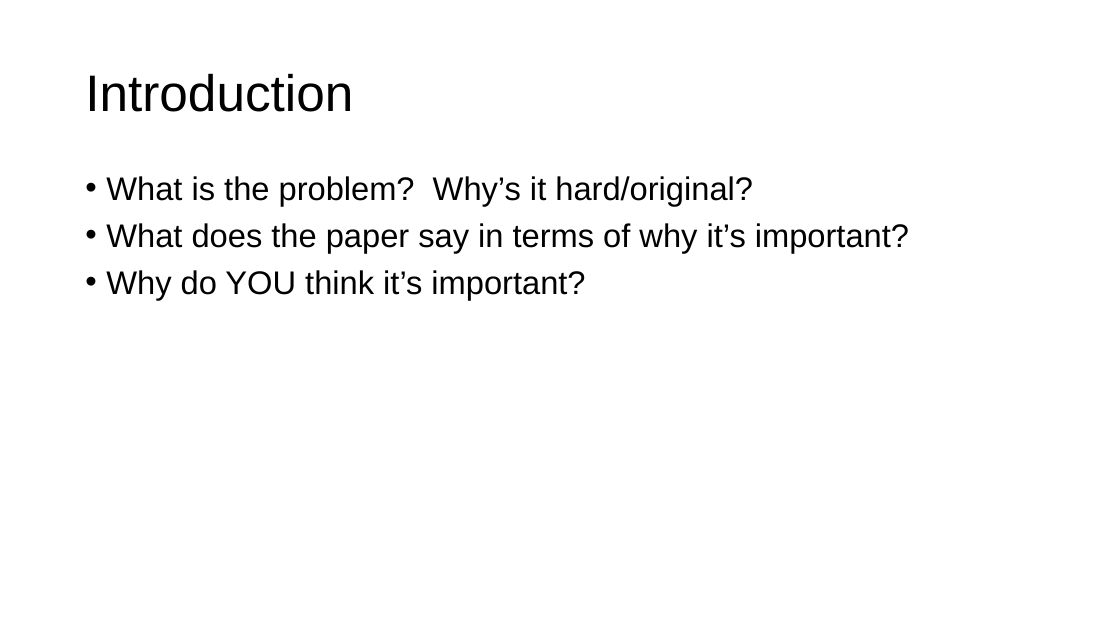
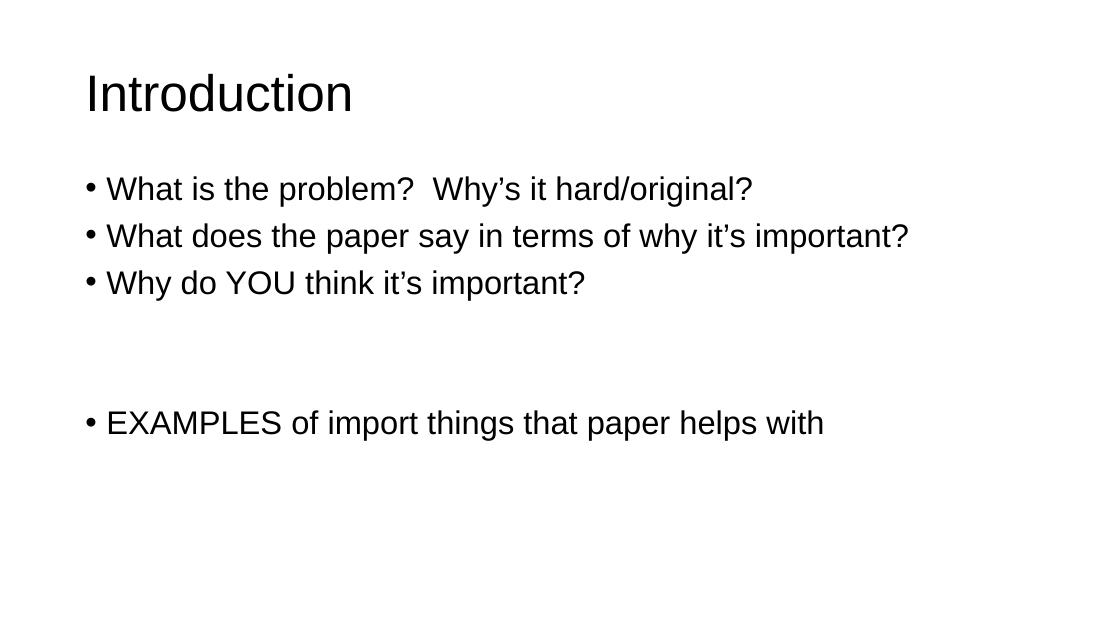
Before and after one commit to columbiaviz/columbiaviz.github.io, a slide deck: slide 3 of 2020s_w6998/lecs/presentation_template.pptx. Drawn at 1120x630 pixels with LibreOffice and Linux fonts; fonts in the diff are those of the drawing. Boxes give left, top, right and bottom in pixels: in the first picture for what was removed or moved away, otherwise in the second. Text is boxed around its words. In the diff, an @@ line names an element or a change of style, - is before the commit and + after.

```diff
--- a/2020s_w6998/lecs/presentation_template.pptx
+++ b/2020s_w6998/lecs/presentation_template.pptx
@@ text at (106, 410, 824, 440): paragraph added @@
+• EXAMPLES of import things that paper helps with
```
Also in this commit, not shown: 5 other slides changed.
